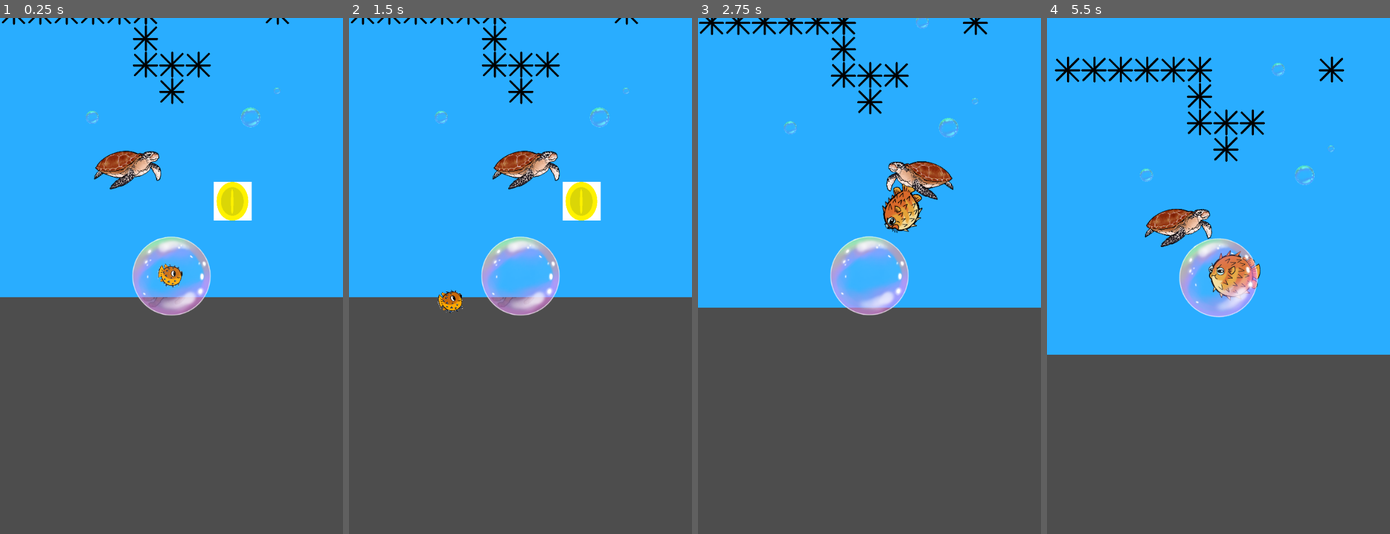
Above: before the commit, frames 1-4 (left to right).
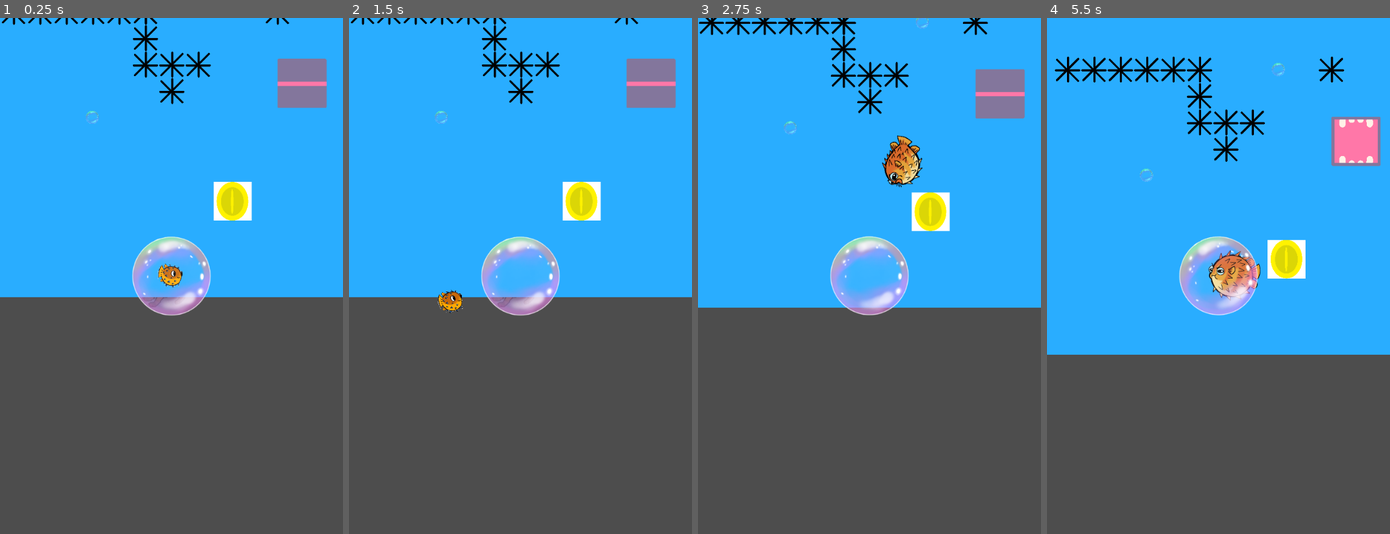
Above: after the commit, the same moments.

Repository: Birdboys/bubbleJam
Game: Godot game, scene res://scenes/test_environment.tscn
The game is run twice, just before and just after one commit, with the same random seed, the same clock (stepped at 60 frames per second) and the same inputs. This scene is started directly instead of the project's main scene.
Inputs (mouse positions are in pixels of both pictures, inside the frame that each line leads up to):
- Up to frame 1 (0.25 s): no input
- Up to frame 2 (1.5 s): move the mouse to (595, 250) at 0.52 s; tap Space (puff) at 0.6 s; move the mouse to (451, 301) at 1.27 s; tap E (start) at 1.35 s
- Up to frame 3 (2.75 s): move the mouse to (903, 162) at 2.02 s; tap Space (puff) at 2.1 s
- Up to frame 4 (5.5 s): move the mouse to (1201, 379) at 2.77 s; tap E (start) at 2.85, 4.35 s; move the mouse to (1321, 353) at 3.52 s; tap Space (puff) at 3.6, 5.1 s; move the mouse to (1115, 198) at 4.27 s; move the mouse to (1235, 276) at 5.02 s

The runs differ from the first frame. In frame 1, 2.4% of the frame differs, in the area x 27-96%, y 7-34%; in frame 2, 2.4%; in frame 3, 4.3%, in the area x 53-96%, y 9-42%; in frame 4, 3.8%.

Commit message:
whale added, needs value tweeks

Diff:
--- a/scenes/test_environment.tscn
+++ b/scenes/test_environment.tscn
@@ -6,8 +6,8 @@
 [ext_resource type="Texture2D" uid="uid://ddnak4xxamf6e" path="res://assets/temp/ocean.png" id="4_ctwtv"]
 [ext_resource type="PackedScene" uid="uid://dxhjqvqq6yi0m" path="res://scenes/urchin.tscn" id="5_ks4oj"]
 [ext_resource type="PackedScene" uid="uid://rtqqgxot481" path="res://scenes/collect_bubble.tscn" id="6_cwxk8"]
-[ext_resource type="PackedScene" uid="uid://cppibnxi6p8lb" path="res://scenes/turtle.tscn" id="8_6c6d7"]
 [ext_resource type="PackedScene" uid="uid://68d53l1ufr01" path="res://scenes/coin.tscn" id="8_iknth"]
+[ext_resource type="PackedScene" uid="uid://q0f6xfqtlwoc" path="res://scenes/whale.tscn" id="8_vxrwr"]
 
 [node name="testEnvironment" type="Node2D"]
 script = ExtResource("1_66d0o")
@@ -78,17 +78,8 @@
 [node name="collectBubble2" parent="collectBubbles" instance=ExtResource("6_cwxk8")]
 position = Vector2(400, -1400)
 
-[node name="collectBubble3" parent="collectBubbles" instance=ExtResource("6_cwxk8")]
-position = Vector2(600, -600)
-air_val = 3
-
-[node name="collectBubble4" parent="collectBubbles" instance=ExtResource("6_cwxk8")]
-position = Vector2(800, -800)
-air_val = 1
-
-[node name="turtle" parent="." instance=ExtResource("8_6c6d7")]
-position = Vector2(-400, -200)
-path_points = Array[Vector2]([Vector2(0, 0), Vector2(800, 0)])
-
 [node name="coinSprite" parent="." instance=ExtResource("8_iknth")]
 position = Vector2(464, 35)
+
+[node name="whale" parent="." instance=ExtResource("8_vxrwr")]
+position = Vector2(990, -854)
--- /dev/null
+++ b/scenes/whale.tscn
@@ -0,0 +1,34 @@
+[gd_scene load_steps=5 format=3 uid="uid://q0f6xfqtlwoc"]
+
+[ext_resource type="Script" path="res://scripts/whale.gd" id="1_p0d53"]
+[ext_resource type="Texture2D" uid="uid://vksrgnnqcjdr" path="res://assets/temp/whale_closed.png" id="2_rrpg6"]
+
+[sub_resource type="CircleShape2D" id="CircleShape2D_tcrce"]
+radius = 1200.0
+
+[sub_resource type="RectangleShape2D" id="RectangleShape2D_8hynl"]
+size = Vector2(320, 320)
+
+[node name="whale" type="Node2D"]
+script = ExtResource("1_p0d53")
+
+[node name="whaleSprite" type="Sprite2D" parent="."]
+texture = ExtResource("2_rrpg6")
+
+[node name="whale" type="Area2D" parent="."]
+
+[node name="suckArea" type="Area2D" parent="."]
+collision_layer = 0
+collision_mask = 4
+
+[node name="suckCol" type="CollisionShape2D" parent="suckArea"]
+shape = SubResource("CircleShape2D_tcrce")
+debug_color = Color(0.536233, 0.567861, 0.0872636, 0.42)
+
+[node name="biteArea" type="Area2D" parent="."]
+collision_layer = 8
+collision_mask = 4
+
+[node name="biteCol" type="CollisionShape2D" parent="biteArea"]
+shape = SubResource("RectangleShape2D_8hynl")
+debug_color = Color(0.963474, 0.163579, 0.261141, 0.42)
--- a/scripts/bubble.gd
+++ b/scripts/bubble.gd
@@ -53,6 +53,9 @@
 func updateVel(v):
 	current_velocity = v
 
+func modifyVel(m):
+	current_velocity += m
+
 func popBubble(enemy: Area2D):
 	if not is_playing: return
 	print("BUBBLE POPPED")
--- /dev/null
+++ b/scripts/whale.gd
@@ -0,0 +1,36 @@
+extends Node2D
+
+@onready var suckArea := $suckArea
+@onready var biteArea := $biteArea
+@onready var whaleSprite := $whaleSprite
+@onready var open_sprite := preload("res://assets/temp/whale_open.png")
+@onready var closed_sprite := preload("res://assets/temp/whale_closed.png")
+
+var suck_strength := 300.0
+var open := false
+var bubble : CharacterBody2D
+
+func _ready() -> void:
+	suckArea.body_entered.connect(toggleSuck.bind(true))
+	suckArea.body_exited.connect(toggleSuck.bind(false))
+	biteArea.body_entered.connect(handleBite)
+
+func _process(delta: float) -> void:
+	if open and bubble != null:
+		handleSuck(delta)
+
+func toggleSuck(bub, on):
+	open = on
+	if open:
+		whaleSprite.texture = open_sprite
+		bubble = bub
+	else:
+		whaleSprite.texture = closed_sprite
+		bubble = null
+
+func handleSuck(delta):
+	var suck_dir = bubble.position.direction_to(position)
+	bubble.modifyVel(suck_dir * 700.0 * delta)
+
+func handleBite(b):
+	toggleSuck(null, false)
Binary file added: assets/temp/whale.png
Not shown, added: assets/temp/whale.png.import
Binary file added: assets/temp/whale_closed.png
Not shown, added: assets/temp/whale_closed.png.import
Binary file added: assets/temp/whale_open.png
Not shown, added: assets/temp/whale_open.png.import
